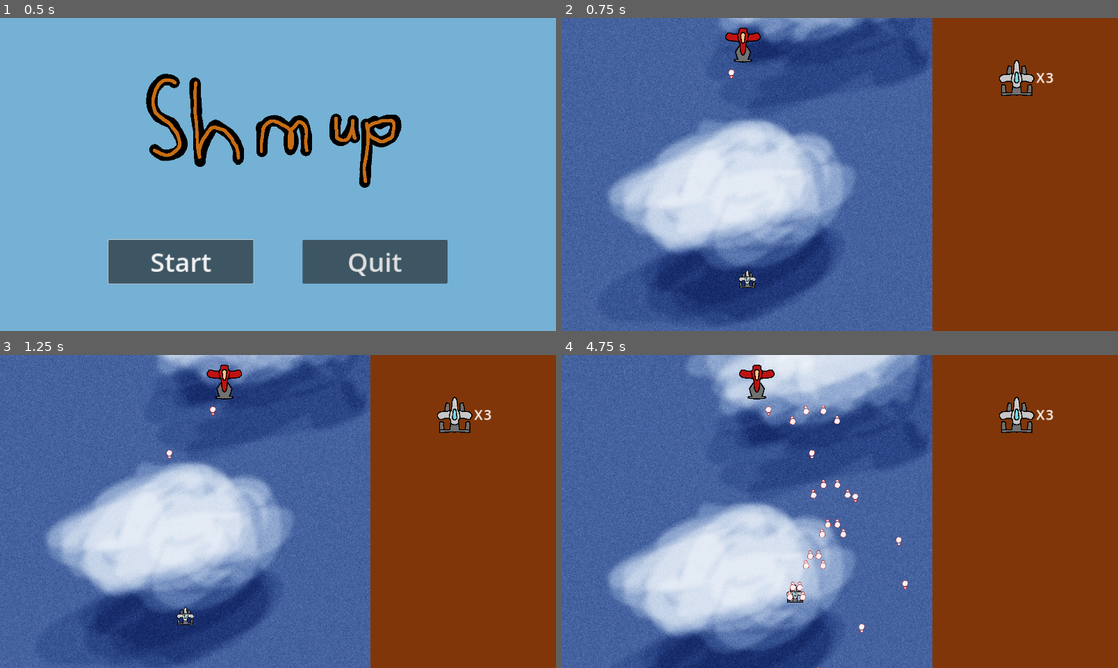
Above: before the commit, frames 1-4 (two rows, left to right).
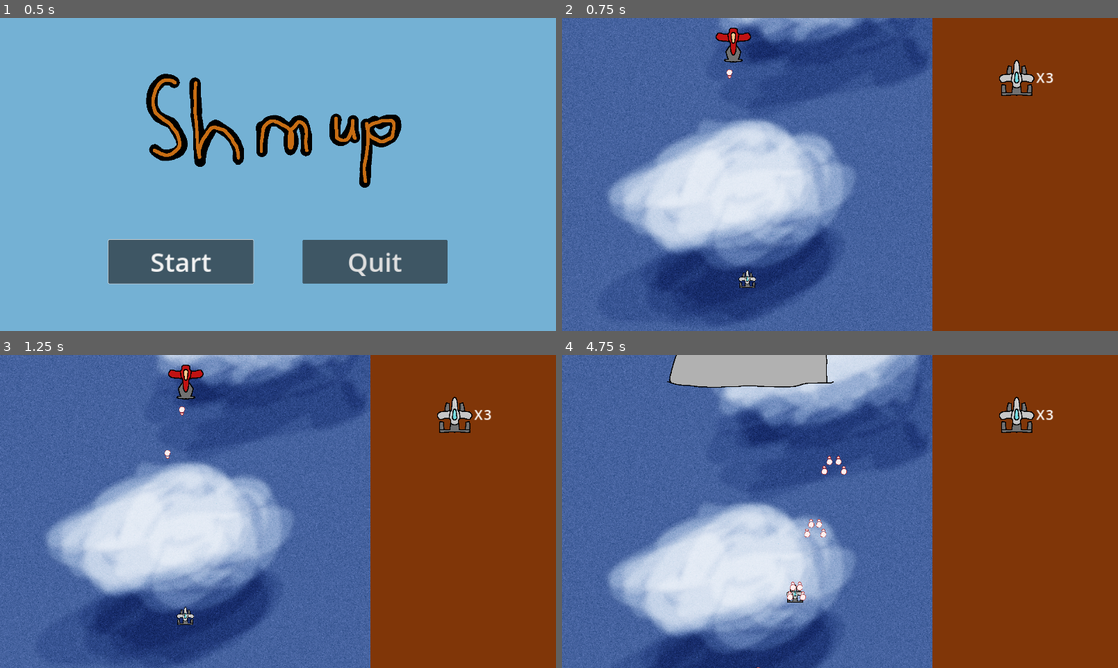
Above: after the commit, the same moments.

Repository: ConradBelaire/Shmup
Game: Godot game, scene res://Scenes/MainMenu.tscn
The game is run twice, just before and just after one commit, with the same random seed, the same clock (stepped at 60 frames per second) and the same inputs.
Inputs:
- Up to frame 1 (0.5 s): no input
- Up to frame 2 (0.75 s): click "Start" at 0.5 s
- Up to frame 3 (1.25 s): no input
- Up to frame 4 (4.75 s): hold D (right) 1.28-2.03 s; hold J (fire) 1.28-2.03 s; hold S (down) 2.03-2.78 s; tap J (fire) at 2.1, 3.05, 3.6 s; hold D (right) 2.78-3.53 s; hold Shift (slow) 2.78-3.53 s; hold W (up) 3.53-4.28 s; hold A (left) from 4.28 s (still down); hold J (fire) from 4.28 s (still down)

Frame 1 is identical in both runs. In frame 2, 0.5% of the frame differs, in the area x 27-36%, y 3-20%; in frame 3, 0.8%; in frame 4, 3.6%, in the area x 18-63%, y 0-100%.

Commit message:
lots of changes to turkey enemy

Diff:
--- a/Scenes/Enemy_1.tscn
+++ b/Scenes/Enemy_1.tscn
@@ -18,3 +18,5 @@
 
 [node name="Gun" type="Marker2D" parent="."]
 position = Vector2(0, -50)
+
+[connection signal="body_entered" from="." to="." method="_on_body_entered"]
--- a/Scenes/Main.tscn
+++ b/Scenes/Main.tscn
@@ -17,6 +17,7 @@
 scroll_base_offset = Vector2(0, 10)
 
 [node name="ParallaxLayer" type="ParallaxLayer" parent="Background"]
+z_index = -10
 motion_mirroring = Vector2(0, 2400)
 script = ExtResource("1_iufiv")
 
@@ -39,21 +40,23 @@
 position = Vector2(640, 900)
 
 [node name="Enemy 1" parent="." instance=ExtResource("6_57trc")]
+z_index = -1
 position = Vector2(575, 98)
 rotation = 3.14159
 
 [node name="UI" parent="." instance=ExtResource("6_ycgcn")]
-z_index = 1
+z_index = 5
 offset_left = 1280.0
 offset_right = 1280.0
 
 [node name="GameOver" parent="." instance=ExtResource("7_pisdv")]
 visible = false
-z_index = 1
+z_index = 10
 
 [node name="ReturnTimer" type="Timer" parent="."]
 process_mode = 3
 wait_time = 5.0
 one_shot = true
 
+[connection signal="defeated" from="Enemy 1" to="." method="_on_enemy_1_defeated"]
 [connection signal="timeout" from="ReturnTimer" to="." method="_on_return_timer_timeout"]
--- a/Scenes/TurkeyEnemy.tscn
+++ b/Scenes/TurkeyEnemy.tscn
@@ -9,8 +9,6 @@
 
 [node name="TurkeyEnemy" type="Area2D" groups=["Enemy"]]
 script = ExtResource("1_6xg7r")
-speed = null
-hp = null
 
 [node name="Sprite" type="Sprite2D" parent="."]
 texture = ExtResource("2_0dp4x")
@@ -24,3 +22,5 @@
 
 [node name="Dinnerplate" type="Sprite2D" parent="."]
 texture = ExtResource("3_rdta3")
+
+[connection signal="body_entered" from="." to="." method="_on_body_entered"]
--- /dev/null
+++ b/Scenes/TurkeyPattern1.tscn
@@ -0,0 +1,6 @@
+[gd_scene load_steps=2 format=3 uid="uid://c4vjd7sjqtj2e"]
+
+[ext_resource type="Script" path="res://Scripts/TurkeyPattern1.gd" id="1_ymudh"]
+
+[node name="TurkeyPattern1" type="Node2D"]
+script = ExtResource("1_ymudh")
--- a/Scripts/BulletPattern.gd
+++ b/Scripts/BulletPattern.gd
@@ -1,13 +1,15 @@
-extends Node
+extends Node2D
 
 class_name BulletPattern
 
 var bullet = preload("res://Scenes/Enemy_Bullet.tscn")
 var target_scene
+var player
 
-func _init_vars(position, scene):
+func _init_vars(position, scene, player = null):
 	self.position = position
 	target_scene = scene
+	self.player = player
 
 func _shoot(speed, angle, position, d_angle):
 	var inst = bullet.instantiate()
--- a/Scripts/Enemy.gd
+++ b/Scripts/Enemy.gd
@@ -13,13 +13,15 @@
 var pattern_scenes = []
 var pattern
 
-@onready var top_left = Vector2(owner.find_child("TopLeft").position)
-@onready var bottom_right = Vector2(owner.find_child("BottomRight").position)
+@onready var top_left = Vector2(get_parent().find_child("TopLeft").position)
+@onready var bottom_right = Vector2(get_parent().find_child("BottomRight").position)
 
 var dead = false
 var death_timer = 0
 
 var explosion_sprite = preload("res://Sprites/explosion.png")
+
+signal defeated
 
 func _hit():
 	hp -= 1
@@ -40,7 +42,9 @@
 	pattern._init_vars($Gun.position, owner)
 	add_child(pattern)
 
-
+func _on_body_entered(body):
+	if body.is_in_group("Player"):
+		body._hit()
 
 # Called when the node enters the scene tree for the first time.
 func _ready():
--- a/Scripts/Enemy_1.gd
+++ b/Scripts/Enemy_1.gd
@@ -1,8 +1,4 @@
 extends "res://Scripts/Enemy.gd"
-
-var firerate = 5
-var shotspeed = 500
-var shot_timer = 0
 
 var going_left = false
 
@@ -17,7 +13,8 @@
 	add_child(pattern)
 
 	hp_thresholds = [15,-1]
-	hp = 30
+	hp = 0
+	speed = 100
 
 
 # Called every frame. 'delta' is the elapsed time since the previous frame.
@@ -25,6 +22,7 @@
 	if (dead):
 		death_timer -= delta
 		if (death_timer <= 0):
+			emit_signal("defeated")
 			queue_free()
 		return
 	var velocity
--- a/Scripts/Main.gd
+++ b/Scripts/Main.gd
@@ -6,6 +6,7 @@
 @export var starting_lives = 3
 
 @onready var menu_scene = load("res://Scenes/MainMenu.tscn")
+@onready var turkey_enemy_scene = preload("res://Scenes/TurkeyEnemy.tscn")
 
 var game_over = false
 
@@ -33,3 +34,8 @@
 func _on_return_timer_timeout():
 	get_tree().paused = false
 	get_tree().change_scene_to_packed(menu_scene)
+
+
+func _on_enemy_1_defeated():
+	var turkey_enemy = turkey_enemy_scene.instantiate()
+	add_child(turkey_enemy)
--- a/Scripts/Player.gd
+++ b/Scripts/Player.gd
@@ -10,7 +10,7 @@
 var bottom_right : Vector2
 
 var firerate = 5
-var shotspeed = 500
+var shotspeed = 1000
 var shot_timer = 0
 
 var dead = false
@@ -22,7 +22,7 @@
 	for i in 4:
 		var inst = bullet.instantiate()
 		owner.add_child(inst)
-		inst._init_vars(shotspeed, 95 - 2.5*i, find_child("Gun" + str(i+1)).global_position, 0)
+		inst._init_vars(shotspeed, 91.5 - 1*i, find_child("Gun" + str(i+1)).global_position, 0)
 	shot_timer = 1.0 / firerate
 
 
--- a/Scripts/Turkey.gd
+++ b/Scripts/Turkey.gd
@@ -1,11 +1,33 @@
 extends "res://Scripts/Enemy.gd"
 
+var going_left = false
+var intro = true
+var plate_gone = false
 
 # Called when the node enters the scene tree for the first time.
 func _ready():
-	pass # Replace with function body.
+	position.x = (top_left.x + bottom_right.x) / 2
+	position.y = top_left.y - 400
+
+	pattern_scenes = [preload("res://Scenes/TurkeyPattern1.tscn")]
+
+	hp_thresholds = [-1]
+	hp = 200
+	speed = 300
 
 
 # Called every frame. 'delta' is the elapsed time since the previous frame.
 func _process(delta):
-	pass
+	if (intro):
+		var vel = 200 * delta
+		position.y += vel
+		if (position.y > 200):
+			position.y = 200
+			intro = false
+
+			pattern = pattern_scenes[0].instantiate()
+			pattern._init_vars(position, get_parent(), get_parent().find_child("Player"))
+			add_child(pattern)
+		return
+
+	$Dinnerplate.position.y -= 200 * delta
--- /dev/null
+++ b/Scripts/TurkeyPattern1.gd
@@ -0,0 +1,37 @@
+extends "res://Scripts/BulletPattern.gd"
+
+var firerate = 2
+var shottimer = 0
+
+var step = 0
+var step_timer = 0.0
+var shot_count = 0
+
+# Called when the node enters the scene tree for the first time.
+func _ready():
+	pass # Replace with function body.
+
+
+# Called every frame. 'delta' is the elapsed time since the previous frame.
+func _process(delta):
+	if (step < 5):
+		if (step_timer <= 0.0):
+			if (shot_count < 8):
+				if (shottimer < 0):
+					shottimer += 0.1 - delta
+					shot_count += 1
+
+					var angle_vec = player.position - position
+					var angle = -rad_to_deg(angle_vec.angle())
+					for i in 5:
+						_shoot(300, angle + 10 - 5*i , position, 10 - 5*i)
+
+				else:
+					shottimer -= delta
+			else:
+				shot_count = 0
+				step_timer = 0.5
+				step += 1
+		else:
+			step_timer -= delta
+	pass
